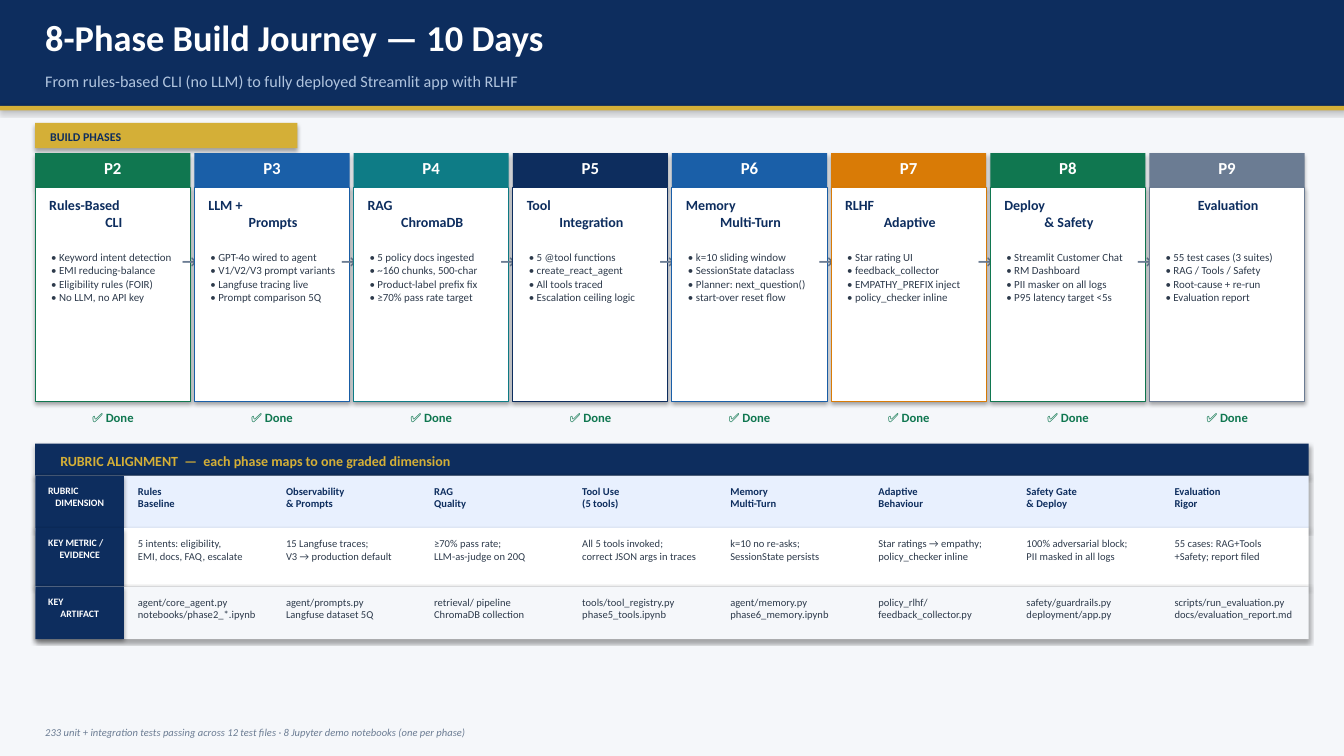
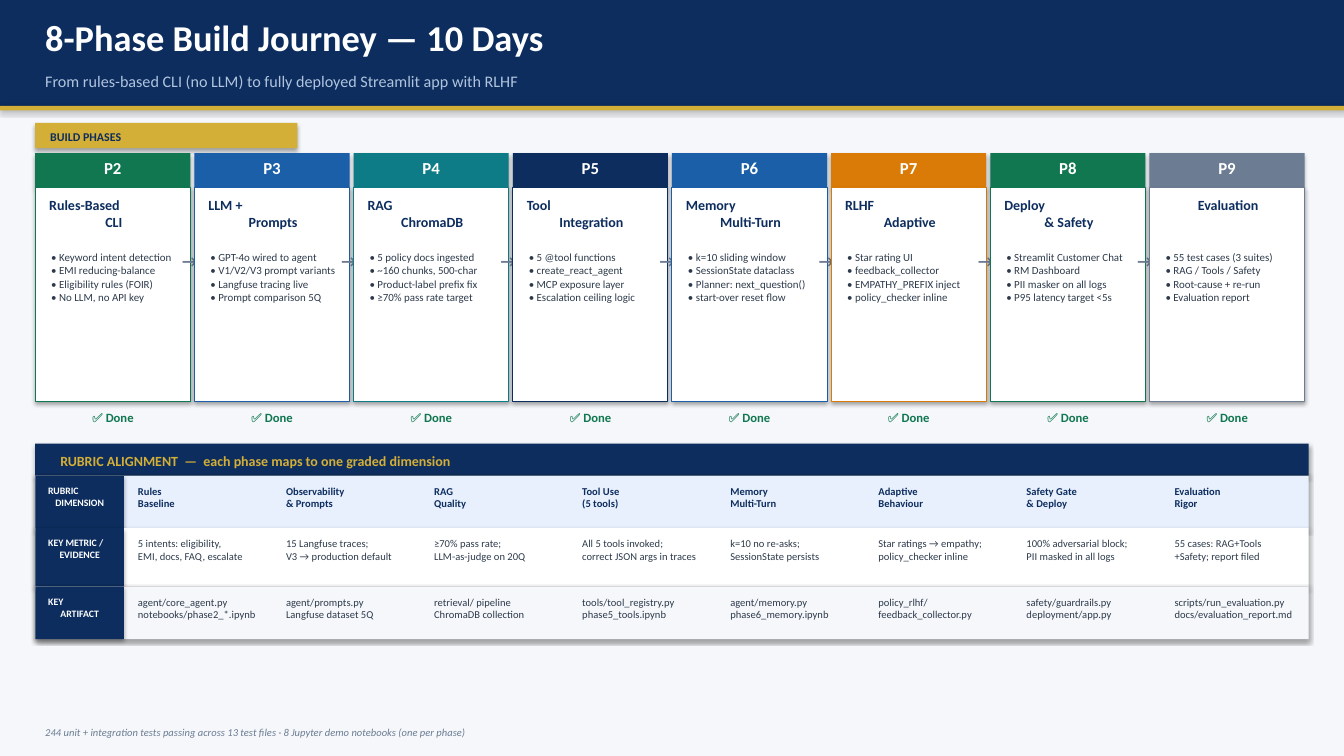
Before and after one commit to manojbansal-projects/LoanCopilot, a slide deck: slide 6 of docs/capstone_presentation.pptx. Drawn at 1344x756 pixels with LibreOffice and Linux fonts; fonts in the diff are those of the drawing. Boxes give left, top, right and bottom in pixels: in the first picture for what was removed or moved away, otherwise in the second. Text is boxed around its words. In the diff, an @@ line names an element or a change of style, - is before the commit and + after.

```diff
--- a/docs/capstone_presentation.pptx
+++ b/docs/capstone_presentation.pptx
@@ text at box(537, 253, 635, 303): text changed @@
-• 5 @tool functions
-• create_react_agent
-• All tools traced
-• Escalation ceiling logic
+• 5 @tool functions
+• create_react_agent
+• MCP exposure layer
+• Escalation ceiling logic
@@ text at box(45, 728, 465, 738): text changed @@
-233 unit + integration tests passing across 12 test files · 8 Jupyter demo notebooks (one per phase)
+244 unit + integration tests passing across 13 test files · 8 Jupyter demo notebooks (one per phase)
```
Also in this commit, not shown: 7 other slides changed, 24 other files.
